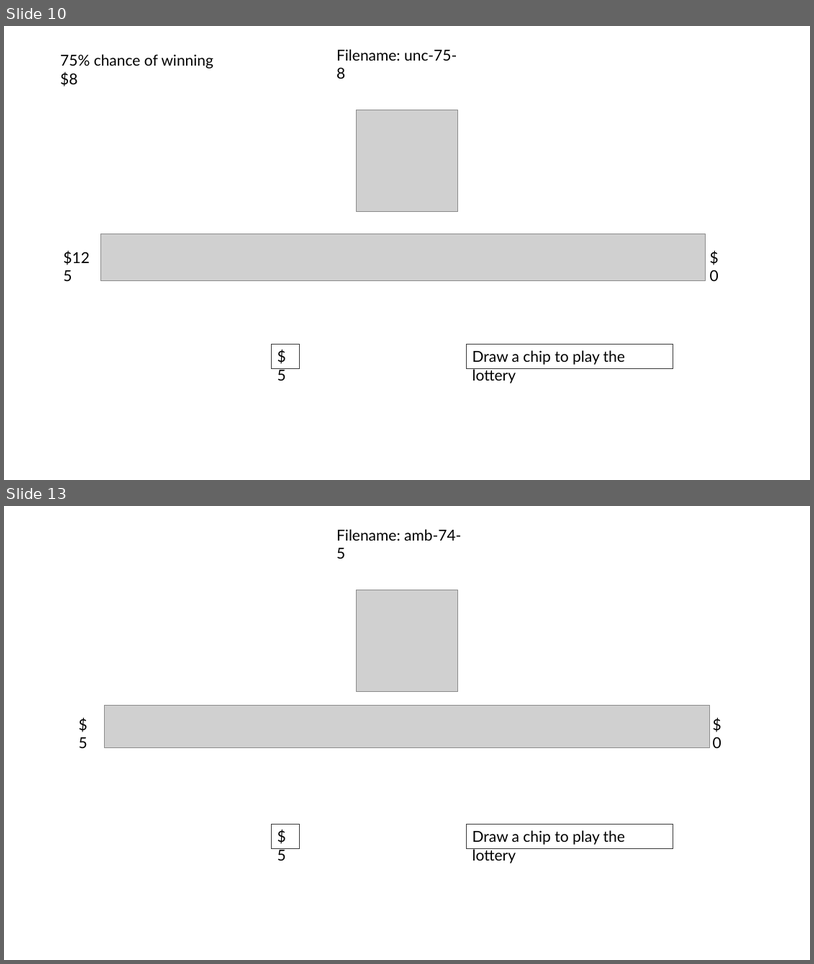
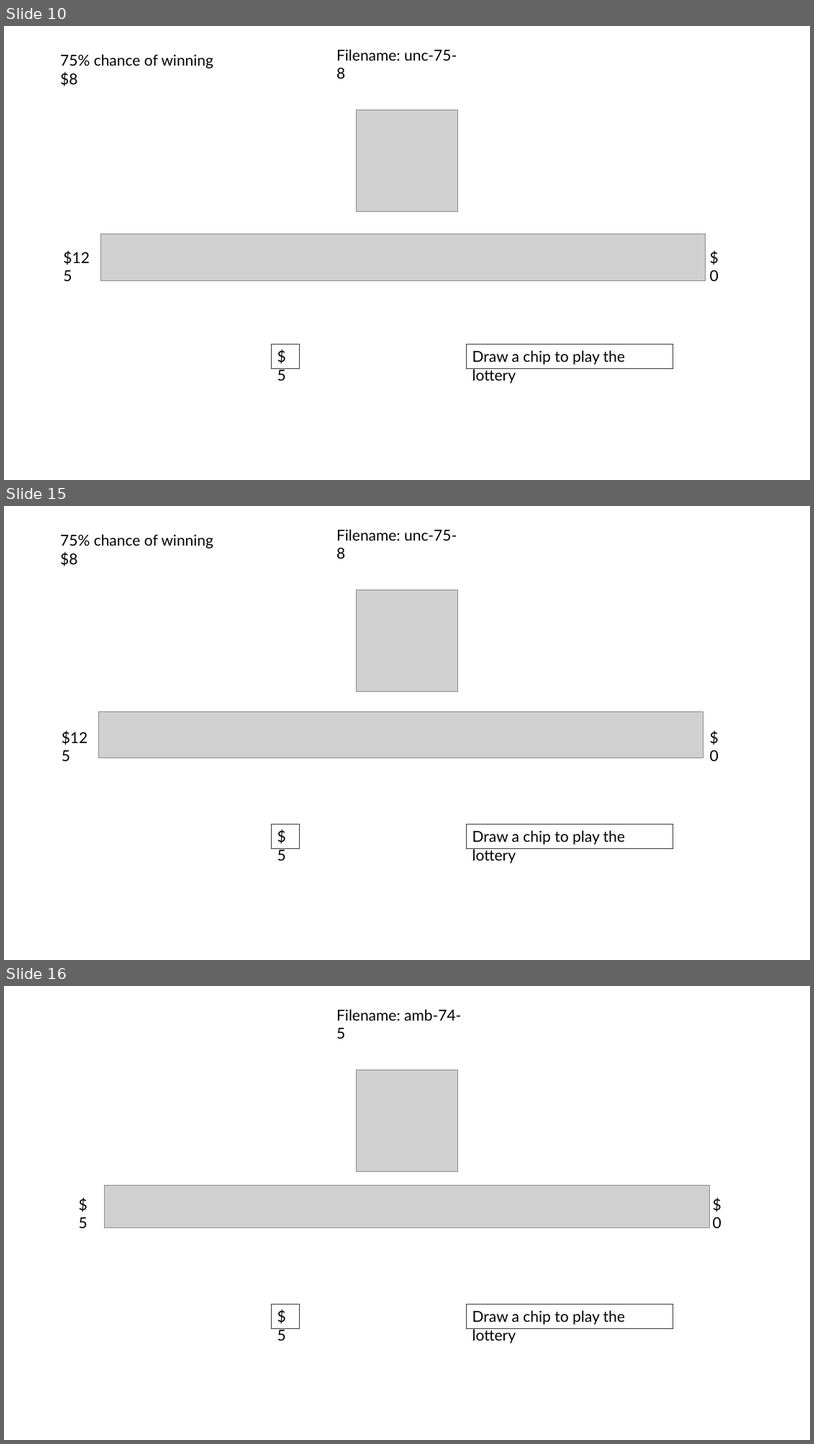
Before and after one commit to MayaKom/psy1903, a slide deck: Trials.pptx. Shown one above the other, each under a label of ours: slides 10 and 13 before the commit, slides 10, 15 and 16 after it; the slides between them are not shown. The pictures are 814x964 and 814x1444 pixels, drawn with LibreOffice and Linux fonts; fonts in the diff are those of the drawing; grey boxes stand for pictures. Boxes give left, top, right and bottom in pixels: in the first picture for what was removed or moved away, otherwise in the second. Text is boxed around its words. In the diff, an @@ line names an element or a change of style, - is before the commit and + after.

```diff
--- a/Trials.pptx
+++ b/Trials.pptx
@@ slide 15 added at bbox=[4, 506, 810, 960], background #FFFFFF @@
@@ text added at bbox=[60, 534, 214, 566], 18 pt, text #000000 @@
+75% chance of winning $8
@@ text added at bbox=[337, 529, 457, 559], 18 pt, text #000000 @@
+Filename: unc-75-8
@@ picture added at bbox=[357, 590, 458, 692] @@
@@ picture added at bbox=[98, 712, 703, 758] @@
@@ text added at bbox=[55, 725, 100, 749], 18 pt, text #000000 @@
+$125
@@ text added at bbox=[710, 749, 719, 761], 18 pt, text #000000 @@
+$0
@@ rectangle added at bbox=[271, 824, 300, 849], outline #3A3A3A 0.75 pt, 18 pt, text #000000 @@
+$5
@@ rectangle added at bbox=[467, 824, 673, 849], outline #3A3A3A 0.75 pt, 18 pt, text #000000 @@
+Draw a chip to play the lottery
@@ what was slide 13 is now slide 16 @@
```
Also in this commit, not shown: 3 slides changed, 15 other slides added, 4 other files.
